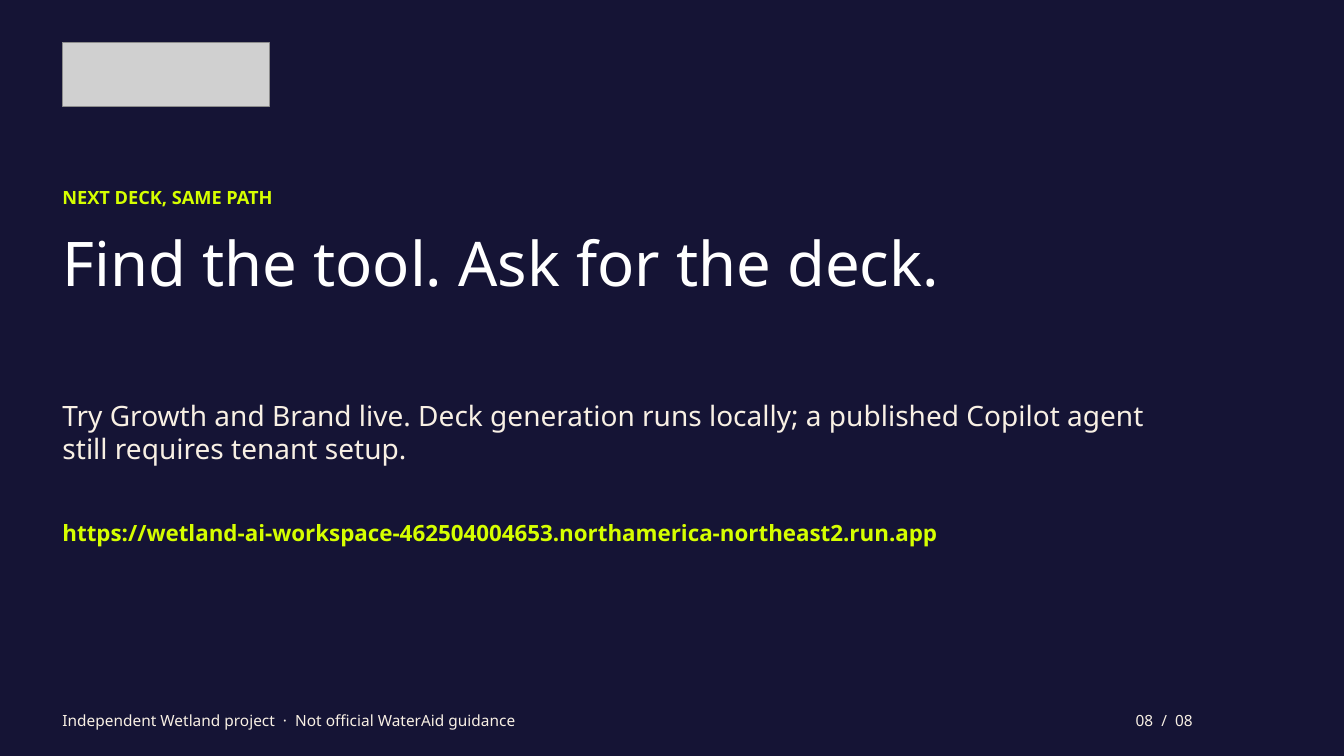
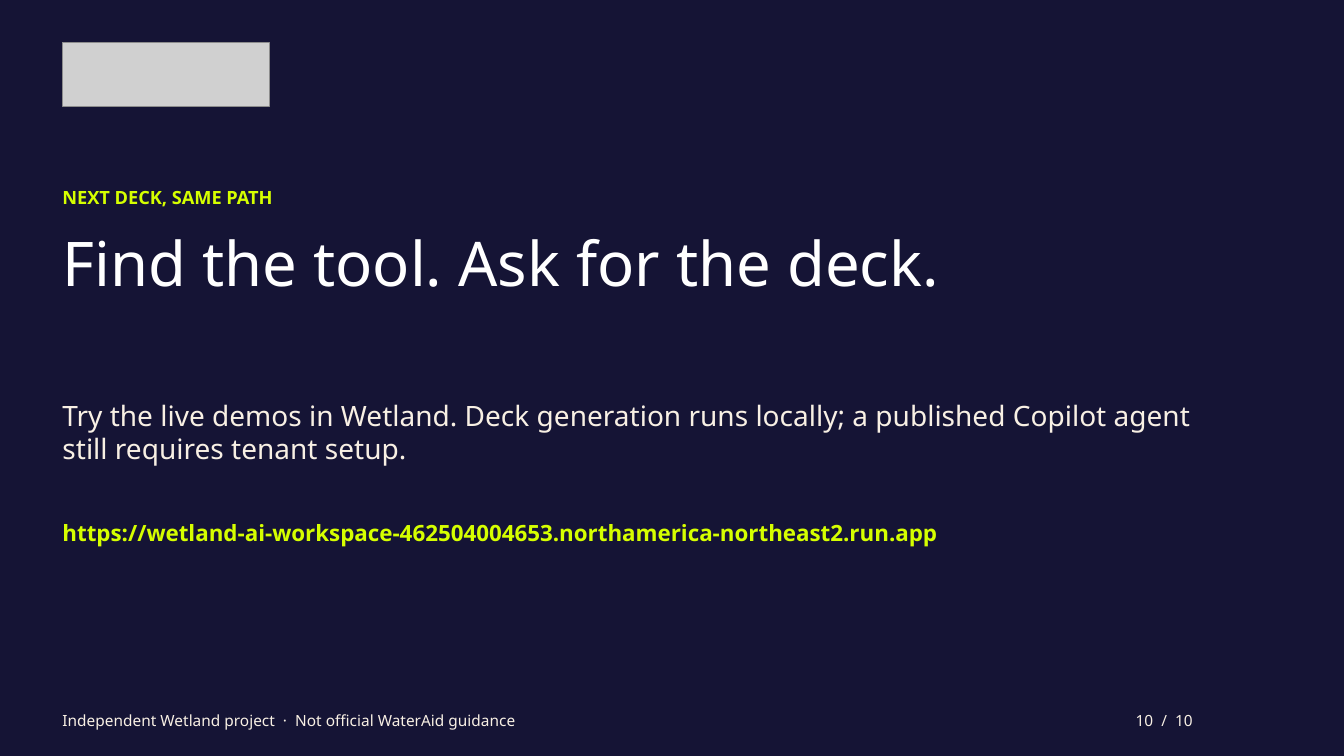
Before and after one commit to mohammedahmxd/Wetland, a slide deck: slide 10 of decks/wetland-mcp-marketplace.pptx (slide 8 before the commit). Drawn at 1344x756 pixels with LibreOffice and Linux fonts; fonts in the diff are those of the drawing; grey boxes stand for pictures. Boxes give left, top, right and bottom in pixels: in the first picture for what was removed or moved away, otherwise in the second. Text is boxed around its words. In the diff, an @@ line names an element or a change of style, - is before the commit and + after.

Commit message:
Refresh marketplace deck with eight live synthetic examples

```diff
--- a/decks/wetland-mcp-marketplace.pptx
+++ b/decks/wetland-mcp-marketplace.pptx
@@ text at bbox=[62, 404, 1190, 466]: text changed @@
-Try Growth and Brand live. Deck generation runs locally; a published Copilot agent still requires tenant setup.
+Try the live demos in Wetland. Deck generation runs locally; a published Copilot agent still requires tenant setup.
@@ text at bbox=[1136, 715, 1193, 726]: text changed @@
-08 / 08
+10 / 10
```
Also in this commit, not shown: 6 other slides changed, 3 slides added, 1 slide removed, 3 other files.
